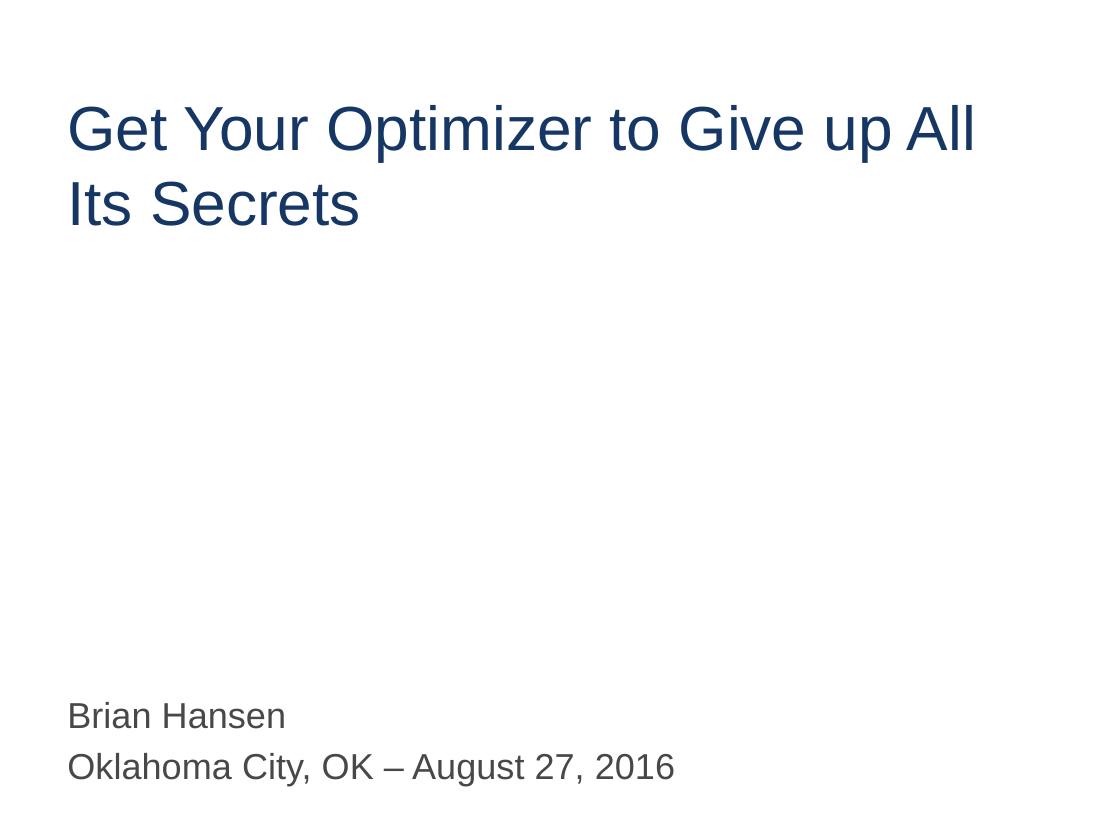
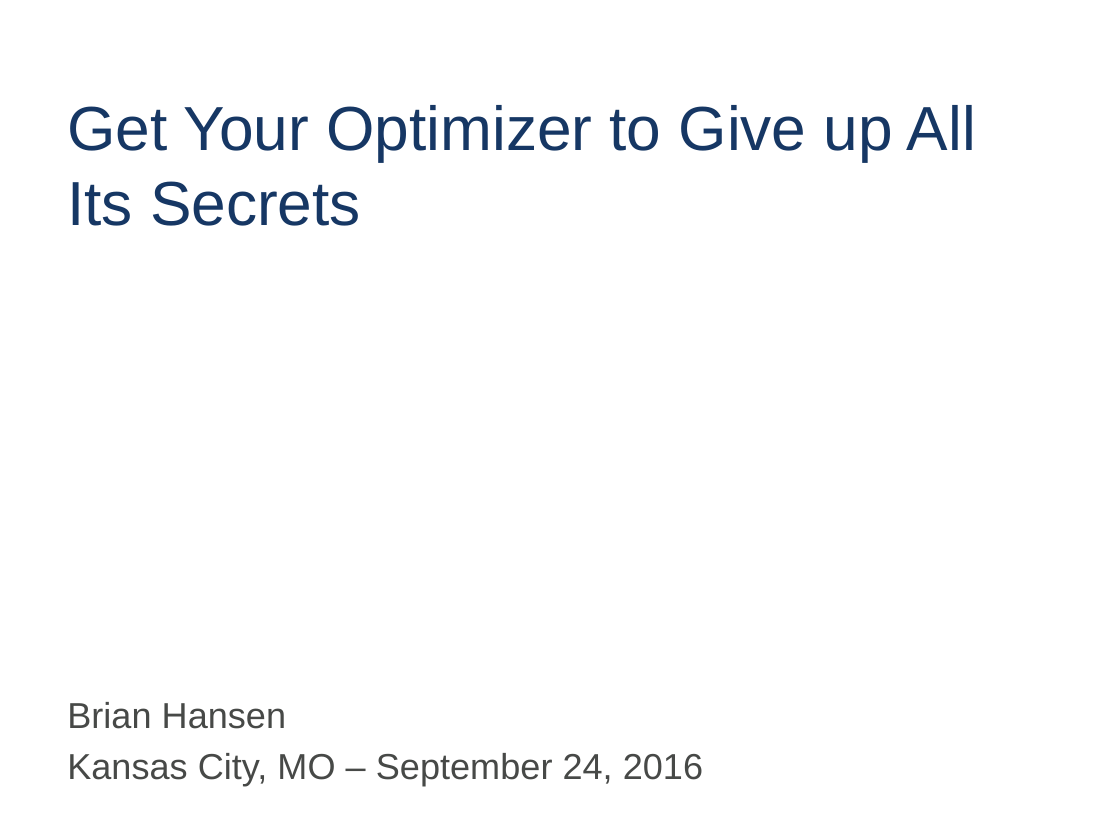
Before and after one commit to tf3604/OptimizerPresentation, a slide deck: slide 1 of Optimizer.pptx. Drawn at 1120x840 pixels with LibreOffice and Linux fonts; fonts in the diff are those of the drawing; background and template pictures are left out. Boxes give left, top, right and bottom in pixels: in the first picture for what was removed or moved away, otherwise in the second. Text is boxed around its words. In the diff, an @@ line names an element or a change of style, - is before the commit and + after.

```diff
--- a/Optimizer.pptx
+++ b/Optimizer.pptx
@@ text at [67,753,703,785]: text changed @@
-Oklahoma City, OK – August 27, 2016
+Kansas City, MO – September 24, 2016
```
Also in this commit, not shown: 19 other slides changed.
